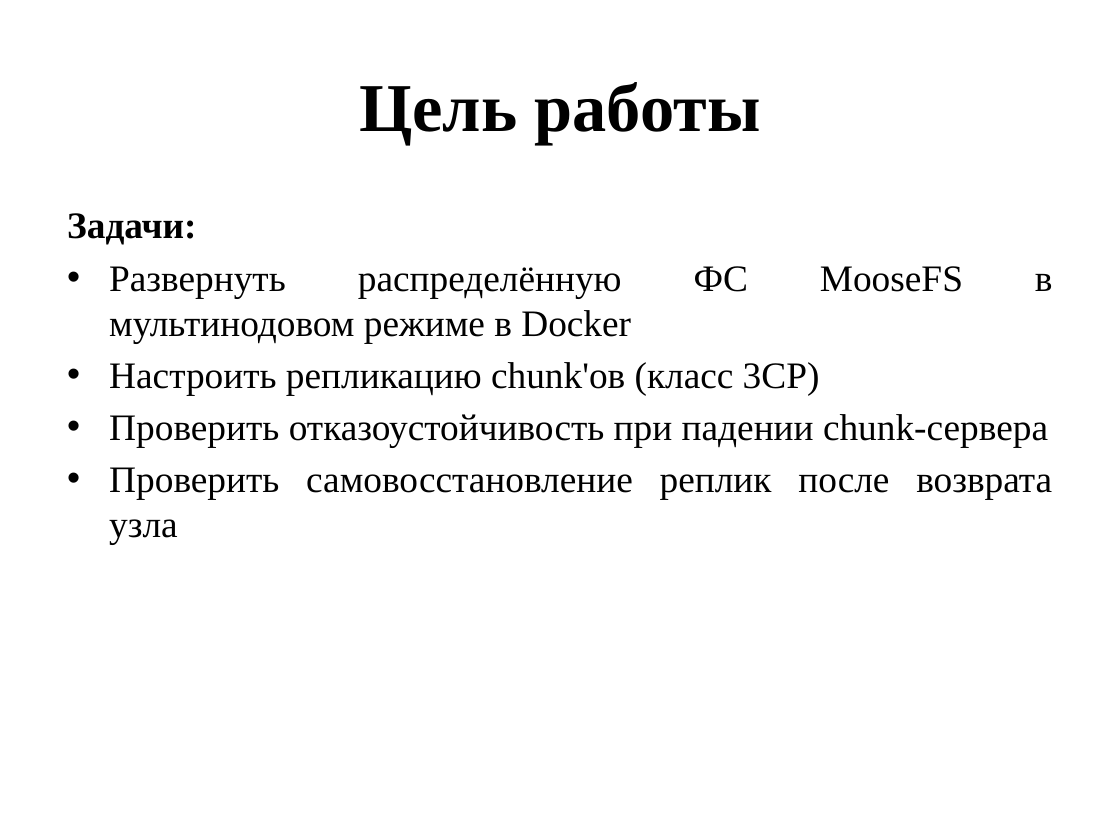
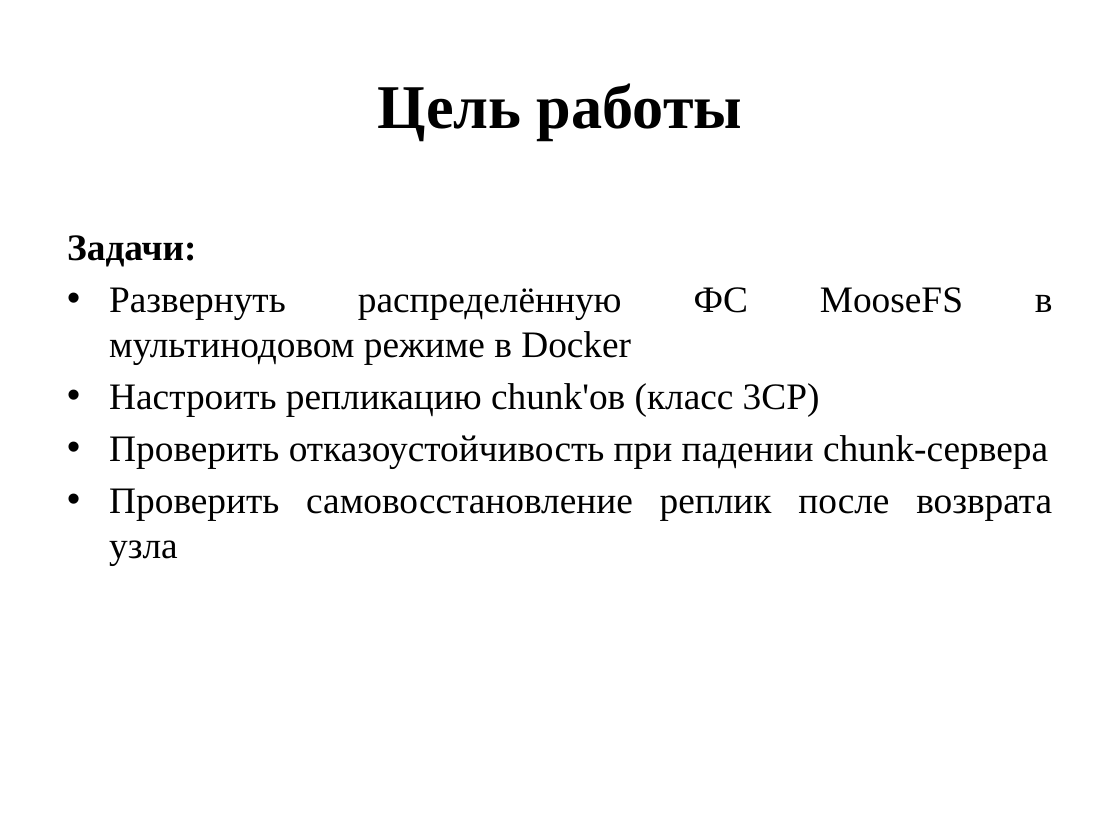
Before and after one commit to KolManis/moosefs-cluster-testing, a slide deck: slide 2 of MooseFS.pptx. Drawn at 1120x840 pixels with LibreOffice and Linux fonts; fonts in the diff are those of the drawing. Boxes give left, top, right and bottom in pixels: in the first picture for what was removed or moved away, otherwise in the second. Text is boxed around its words. In the diff, an @@ line names an element or a change of style, - is before the commit and + after.

```diff
--- a/MooseFS.pptx
+++ b/MooseFS.pptx
@@ title "Цель работы" at box(378, 83, 742, 140): size 44 to 40 pt @@
@@ text "Задачи:": place and size @@
-text "Задачи:" at box(67, 213, 1053, 544)
+text "Задачи:" at box(67, 235, 1053, 565)
```
Also in this commit, not shown: 8 other slides changed, 1 slide added.
